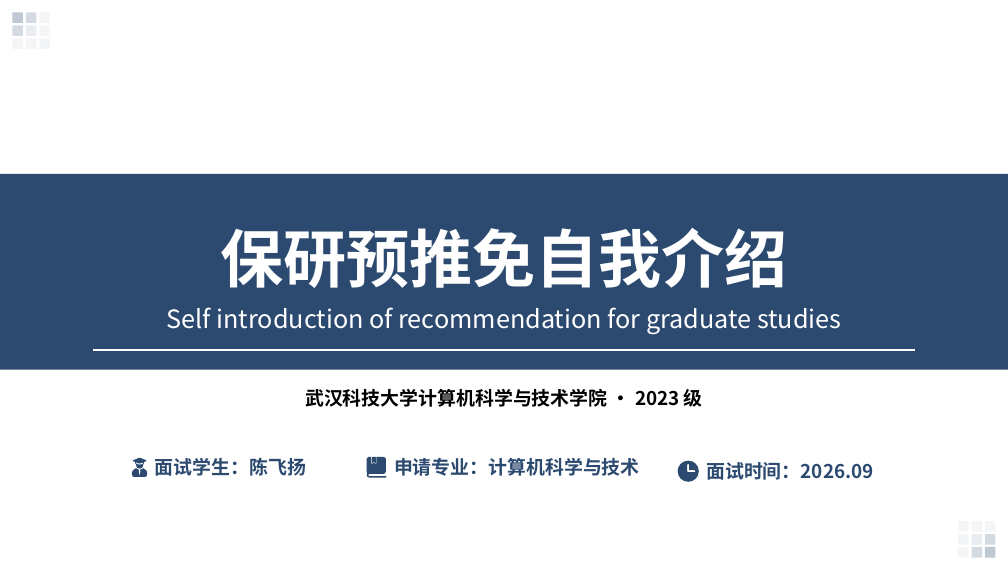
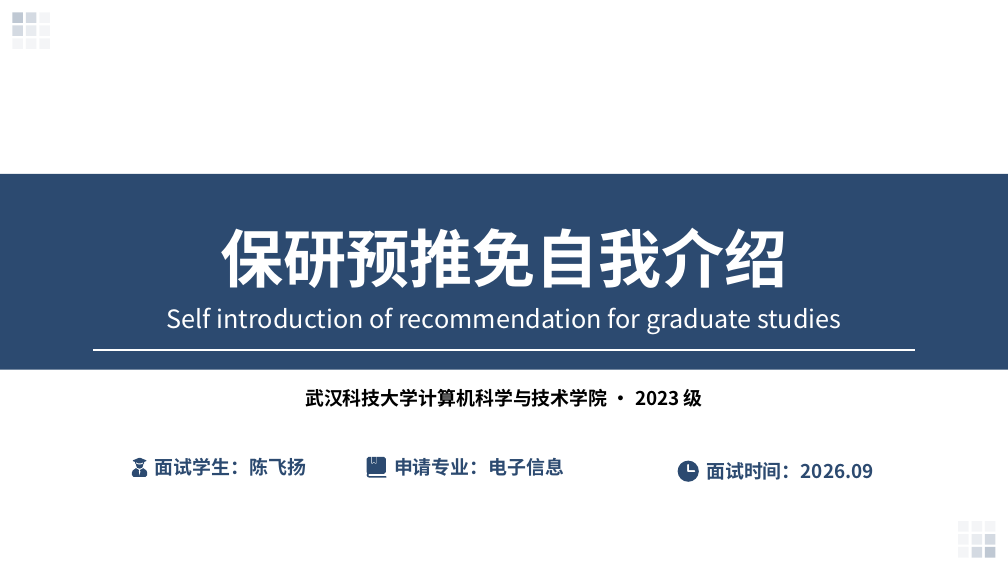
Before and after one commit to xiaofei777/exemption, a slide deck: slide 1 of 面试PPT/历史版本/推免ppt.pptx. Drawn at 1008x567 pixels with LibreOffice and Linux fonts; fonts in the diff are those of the drawing. Boxes give left, top, right and bottom in pixels: in the first picture for what was removed or moved away, otherwise in the second. Text is boxed around its words. In the diff, an @@ line names an element or a change of style, - is before the commit and + after.

```diff
--- a/面试PPT/历史版本/推免ppt.pptx
+++ b/面试PPT/历史版本/推免ppt.pptx
@@ text at [394, 458, 564, 476]: text changed @@
-申请专业：计算机科学与技术
+申请专业：电子信息
```
Also in this commit, not shown: 6 other slides changed, 22 other files.
